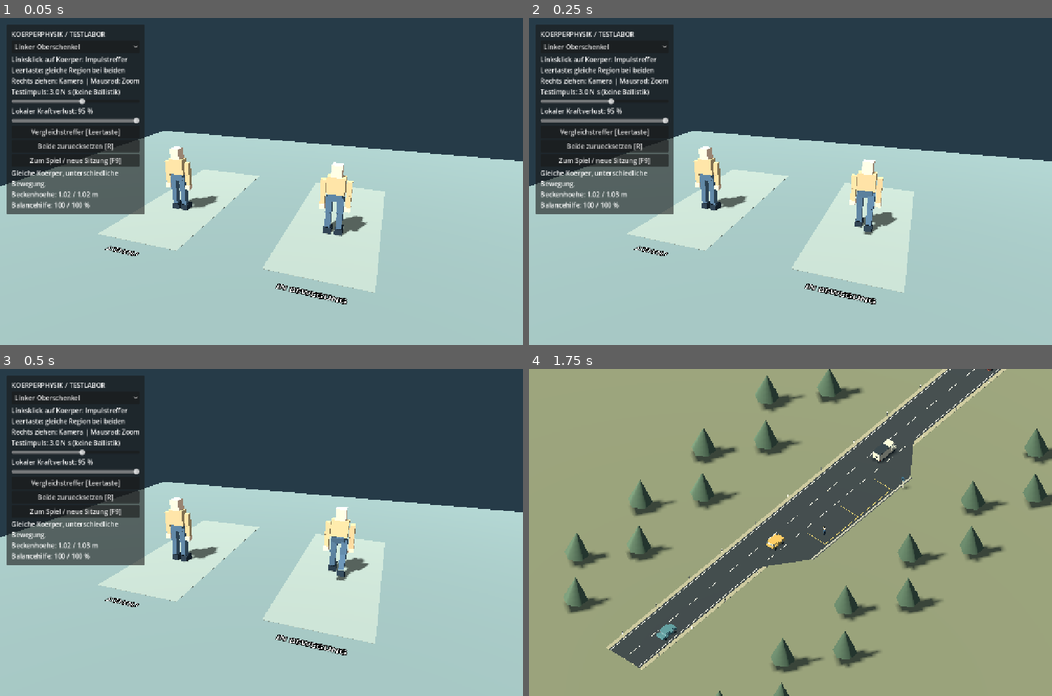
Above: before the commit, frames 1-4 (two rows, left to right).
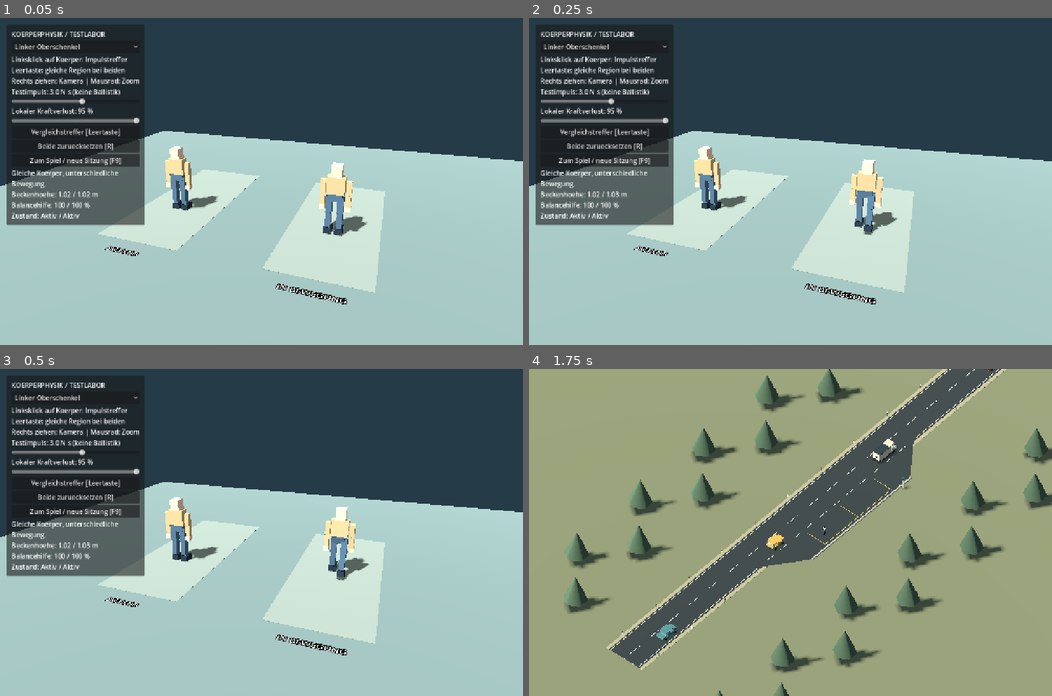
Above: after the commit, the same moments.

Repository: Hauskamel/traffic-society
Game: Godot game, scene res://scenes/body_lab/body_lab.tscn
Two runs of this game, one before a commit and one after it. Both use one fixed random seed, a clock stepped at 60 frames per second and the inputs below. This scene is started directly instead of the project's main scene.
Inputs:
- Up to frame 1 (0.05 s): no input
- Up to frame 2 (0.25 s): no input
- Up to frame 3 (0.5 s): no input
- Up to frame 4 (1.75 s): click "Vergleichstreffer [Leertaste]" at 0.5 s; click "Zum Spiel / neue Sitzung [F9]" at 1.25 s

The runs differ from the first frame. In frame 1, 0.9% of the frame differs, in the area x 1-28%, y 59-64%; in frame 2, 0.9%; in frame 3, 1.0%, in the area x 1-71%, y 48-65%; in frame 4, nothing differs.

Commit message:
Release whole-body posture after severe core injuries

Diff:
--- a/scripts/active_body.gd
+++ b/scripts/active_body.gd
@@ -20,6 +20,8 @@
 }
 var bodies: Dictionary = {}
 var strength: Dictionary = {}
+var dead := false
+var collapsed := false
 var moving := false
 var clock := 0.0
 var heading := 0.0
@@ -104,6 +106,7 @@
 func connect_parts(a: String, b: String, at: Vector3, limit: float) -> void:
 	var joint := Generic6DOFJoint3D.new()
 	add_child(joint)
+	joint.name = a + "_to_" + b
 	joint.position = at
 	joint.node_a = bodies[a].get_path()
 	joint.node_b = bodies[b].get_path()
@@ -116,6 +119,15 @@
 		joint.call("set_param_" + ["x","y","z"][axis], Generic6DOFJoint3D.PARAM_ANGULAR_LOWER_LIMIT, -limit if axis == 0 else -.4)
 		joint.call("set_param_" + ["x","y","z"][axis], Generic6DOFJoint3D.PARAM_ANGULAR_UPPER_LIMIT, limit if axis == 0 else .4)
 
+	# Knees and elbows flex around one axis; prevent sideways folding and
+	# backwards hyperextension. Limits remain active on the passive ragdoll.
+	if b.ends_with("_shin") or b.ends_with("_forearm"):
+		joint.set_param_x(Generic6DOFJoint3D.PARAM_ANGULAR_LOWER_LIMIT, -2.3 if b.ends_with("_shin") else -.05)
+		joint.set_param_x(Generic6DOFJoint3D.PARAM_ANGULAR_UPPER_LIMIT, .05 if b.ends_with("_shin") else 2.3)
+		for axis in ["y", "z"]:
+			joint.call("set_param_" + axis, Generic6DOFJoint3D.PARAM_ANGULAR_LOWER_LIMIT, -.05)
+			joint.call("set_param_" + axis, Generic6DOFJoint3D.PARAM_ANGULAR_UPPER_LIMIT, .05)
+
 func muscle(region: String) -> float:
 	var value: float = strength[region]
 	for side in ["left", "right"]:
@@ -128,7 +140,13 @@
 	if not bodies.has(region): return
 	var body: RigidBody3D = bodies[region]
 	last_hit = {"region":region,"velocity":body.linear_velocity,"pelvis_velocity":bodies.pelvis.linear_velocity,"point":point}
-	strength[region] = maxf(.03, strength[region] - severity)
+	strength[region] = maxf(0.0, strength[region] - clampf(severity, 0.0, 1.0))
+	# Prototype injury rules: severe head injury is fatal; severe core injury
+	# removes whole-body postural control, including previously healthy legs.
+	if region == "head" and strength.head <= .1:
+		dead = true
+	if region in ["head", "torso", "pelvis"] and strength[region] <= .25:
+		collapsed = true
 	body.apply_impulse(impulse, point - body.global_position)
 	flash_time = .35
 	highlighted_region = region
@@ -162,7 +180,7 @@
 	var right := muscle("right_shin")
 	var asymmetry := absf(left - right)
 	var velocity := Vector2(pelvis.linear_velocity.x, pelvis.linear_velocity.z).length()
-	var core := minf(strength.pelvis, minf(strength.torso, strength.head))
+	var core := 0.0 if collapsed or dead else minf(strength.pelvis, minf(strength.torso, strength.head))
 	balance = clampf(1.0 - asymmetry * velocity * .75, .05, 1.0) * core
 	var near_ground := false
 	for side in ["left", "right"]:
@@ -191,7 +209,7 @@
 	var basis := Basis(Vector3.UP, heading)
 	var phase := clock * 7.0
 	var stride := clampf(velocity / 1.4, 0, 1) if moving else 0.0
-	var passive := 1.0 if capable else .04
+	var passive := core * (1.0 if capable else .04)
 	var root := pelvis.global_position
 	root.x = anchor.x
 	root.z = anchor.z
--- a/scripts/body_lab.gd
+++ b/scripts/body_lab.gd
@@ -168,5 +168,10 @@
 	if actors.size() == 2:
 		status.text = last_report + "\nBeckenhoehe: %.2f / %.2f m\nBalancehilfe: %.0f / %.0f %%" % [actors[0].bodies.pelvis.global_position.y,actors[1].bodies.pelvis.global_position.y,actors[0].balance*100,actors[1].balance*100]
 
+		var states: Array[String] = []
+		for actor in actors:
+			states.append("Tot" if actor.dead else ("Zusammengebrochen" if actor.collapsed else "Aktiv"))
+		status.text += "\nZustand: " + " / ".join(states)
+
 func return_to_game() -> void:
 	get_tree().change_scene_to_file("res://main.tscn")
--- a/tests/body_physics_test.gd
+++ b/tests/body_physics_test.gd
@@ -62,10 +62,28 @@
 	await frames(120)
 	check(standing.muscle("left_forearm") < .3 and standing.muscle("left_thigh") == 1, "Arm injury affects arm chain rather than leg")
 	check(standing.bodies.pelvis.global_position.y > .75, "Arm injury retains standing leg support")
+	for region in ["torso", "head", "pelvis"]:
+		lab.reset_actors()
+		await frames(180)
+		for actor in lab.actors:
+			check(not actor.collapsed and not actor.dead, "Reset clears incapacitation and death")
+			actor.receive_hit(region, actor.bodies[region].global_position, Vector3(0,0,-3))
+		await frames(240)
+		await capture("collapse-" + region)
+		for actor in lab.actors:
+			check(actor.collapsed and actor.balance == 0, "Severe core injury disables all postural support")
+			check(actor.bodies.pelvis.global_position.y < .45 and actor.bodies.torso.global_position.y < .55, "Standing and moving core-hit actors settle on the ground")
+			check(actor.dead == (region == "head"), "Fatal head injury is distinct from core incapacitation")
+	lab.reset_actors()
+	await frames(180)
+	standing = lab.actors[0]
+	standing.receive_hit("torso", standing.bodies.torso.global_position, Vector3(0,0,-.5), .2)
+	await frames(120)
+	check(not standing.collapsed and not standing.dead and standing.bodies.pelvis.global_position.y > .7, "Minor torso injury preserves posture")
 	lab.reset_actors()
 	await frames(600)
 	check(lab.actors[0].bodies.pelvis.global_position.y > .8 and lab.actors[1].bodies.pelvis.global_position.y > .7, "Uninjured rigs remain upright through repeated direction changes")
 	lab.queue_free()
 	await process_frame
-	if failures.is_empty(): print("PASS: articulated rigid bodies, stable rest/locomotion, regional strength propagation, context-sensitive thigh response, arm isolation, reset and bounded physics")
+	if failures.is_empty(): print("PASS: stable locomotion, regional limb response, severe standing/moving core collapse, fatal head injury, minor core injury, reset and bounded physics")
 	quit(0 if failures.is_empty() else 1)
Not shown, changed: docs/ENTWICKLUNG.md
